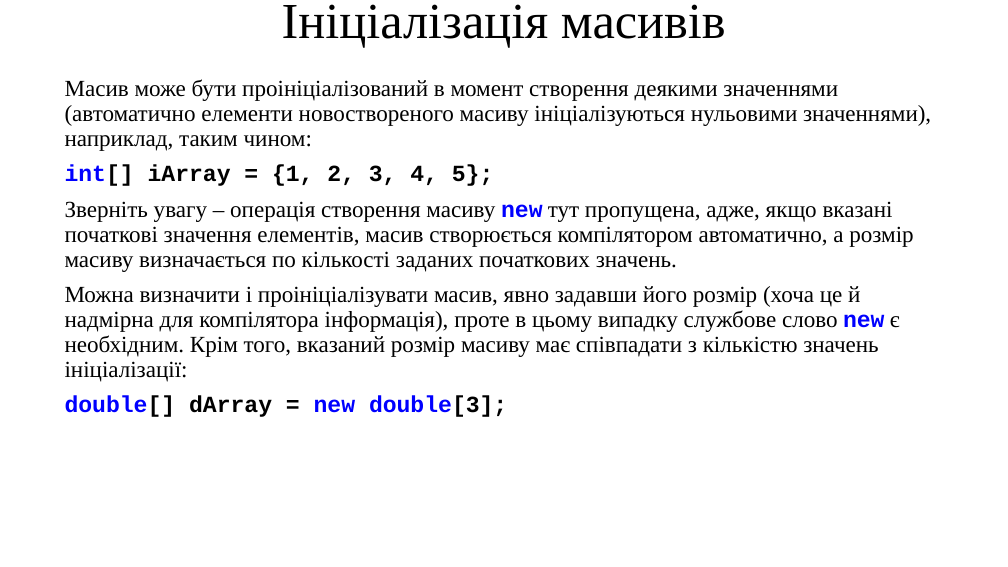
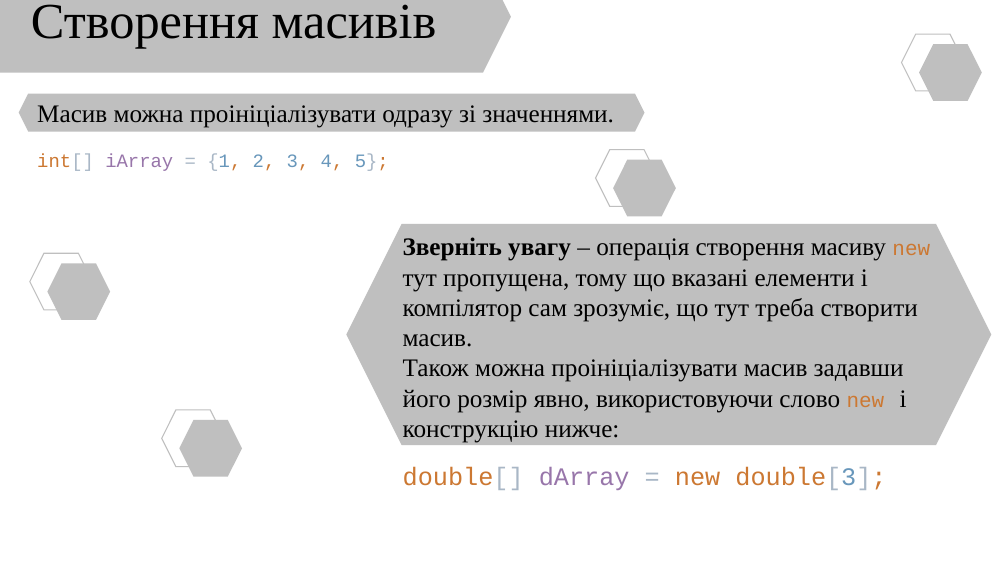
Before and after one commit to arg3ntuum/JavaCourse, a slide deck: slide 4 of Java Урок 7 Масиви.pptx. Drawn at 1008x567 pixels with LibreOffice and Linux fonts; fonts in the diff are those of the drawing. Boxes give left, top, right and bottom in pixels: in the first picture for what was removed or moved away, otherwise in the second. Text is boxed around its words. In the diff, an @@ line names an element or a change of style, - is before the commit and + after.

```diff
--- a/Java Урок 7 Масиви.pptx
+++ b/Java Урок 7 Масиви.pptx
@@ hexagon added at (0,0,511,73), fill #BFBFBF @@
@@ title at (31,4,437,48): text changed @@
-Ініціалізація масивів
+Створення масивів
@@ hexagon added at (902,34,965,91), outline #BFBFBF 1 pt @@
@@ hexagon added at (920,45,982,101), fill #BFBFBF @@
@@ text at (65,79,931,382): paragraphs removed @@
-Масив може бути проініціалізований в момент створення деякими значеннями (автоматично елементи новоствореного масиву ініціалізуються нульовими значеннями), наприклад, таким чином:
-int[] iArray = {1, 2, 3, 4, 5};
-Зверніть увагу – операція створення масиву new тут пропущена, адже, якщо вказані початкові значення елементів, масив створюється компілятором автоматично, а розмір масиву визначається по кількості заданих початкових значень.
-Можна визначити і проініціалізувати масив, явно задавши його розмір (хоча це й надмірна для компілятора інформація), проте в цьому випадку службове слово new є необхідним. Крім того, вказаний розмір масиву має співпадати з кількістю значень ініціалізації:
@@ hexagon added at (19,94,645,132), fill #BFBFBF @@
@@ text added at (37,105,614,128), 24 pt, text #000000 @@
+Масив можна проініціалізувати одразу зі значеннями.
@@ text added at (37,153,389,171), 18 pt, text #CC7832 @@
+int[] iArray = {1, 2, 3, 4, 5};
@@ hexagon added at (596,150,659,206), outline #BFBFBF 1 pt @@
@@ hexagon added at (613,160,676,216), fill #BFBFBF @@
@@ hexagon added at (346,224,991,445), fill #BFBFBF @@
@@ text added at (403,237,930,443), 24 pt, text #000000 @@
+Зверніть увагу – операція створення масиву new тут пропущена, тому що вказані елементи і компілятор сам зрозуміє, що тут треба створити масив.
+Також можна проініціалізувати масив задавши його розмір явно, використовуючи слово new і конструкцію нижче:
@@ hexagon added at (29,253,92,310), outline #BFBFBF 1 pt @@
@@ hexagon added at (48,263,110,320), fill #BFBFBF @@
@@ hexagon added at (162,410,225,467), outline #BFBFBF 1 pt @@
@@ hexagon added at (179,420,242,476), fill #BFBFBF @@
@@ text "double[] dArray = new double[3];": place and size @@
-text "double[] dArray = new double[3];" at (65,79,931,417)
+text "double[] dArray = new double[3];" at (403,467,886,490)
@@ text "double[] dArray = new double[3];" at (403,467,886,490): size 22 to 24 pt, bold off; text colour #0000FF to #CC7832 in "double[] new double[3];"; text colour #000000 to #A9B7C6 in "double[] = double[3];"; text colour #000000 to #9876AA in "dArray"; text colour #000000 to #6897BB, text colour #000000 to #CC7832 in "double[3];"; line spacing 0.9 to 1; less space between paragraphs @@
```
Also in this commit, not shown: 17 other slides changed, 3 slides added, 5 slides removed, 1 other file.
